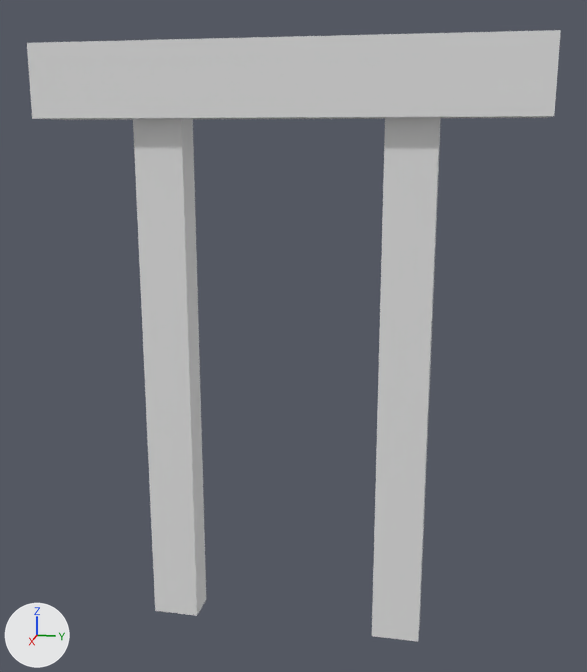
An edit to the FBX model Unity Files/Of Whom We Hold Dear/Assets/Prefabs/Straight.FBX, drawn before and after from the same camera.
The view is the same before and after, from a 50 mm lens placed at (20.02, -7.89, 15.75), pointed at (11.94, -9.51, 13.73). The lights are fixed; the arrows at lower left show +X, +Y and +Z. Where no turn or scale is listed for an object, it has been applied to the vertices.
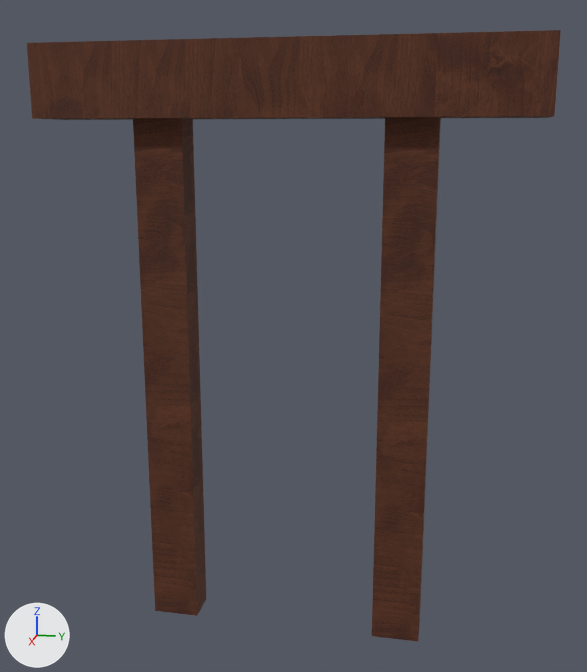
The newer file is also turned or shifted as a whole; pictures and numbers use the older file's frame.

Edits to the bpy script that builds the scene:
```text
Add img_stairs_tga:
    img_stairs_tga = load_image('Stairs.tga', '../Materials/Stairs.tga', 1024, 1024, 'sRGB')
Add mat_01___default:
    mat_01___default = principled_material('01 - Default')
    mat_01___default.texture = img_stairs_tga
    mat_01___default.roughness = 0.859
Change me_mesh:
    where me_mesh.from_pydata(...)  # 44 vertices, 38 faces; spans x -0.34..0.34, y -2.48..2.48, z -3.08..3.08
    add me_mesh.materials.append(mat_01___default)  # picture img_stairs_tga
```

Location of each change, [x1, y1, x2, y2] in pixels of the pictures (587 x 672 px):
'Object004', recoloured (grey to brown): [27, 30, 561, 641] in both
